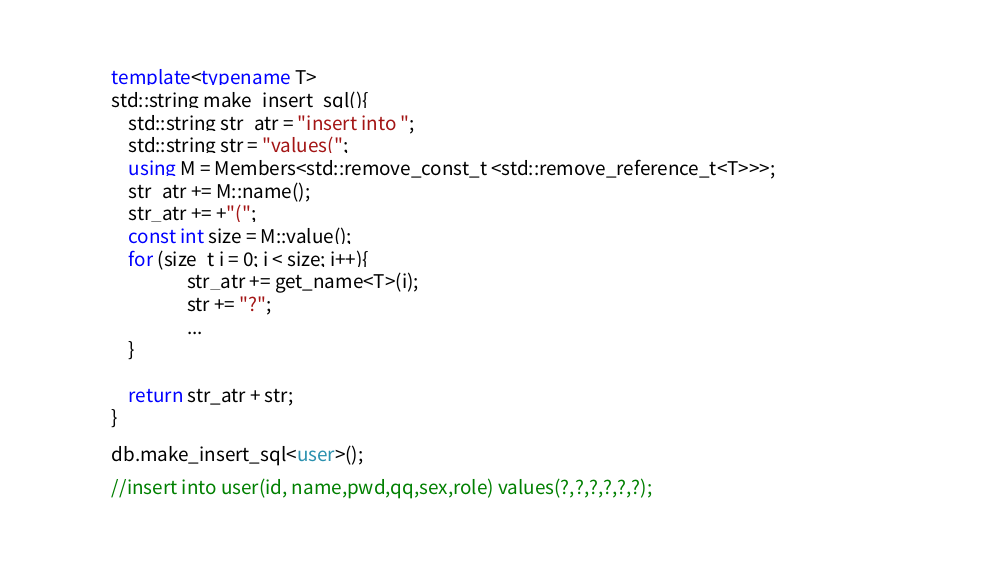
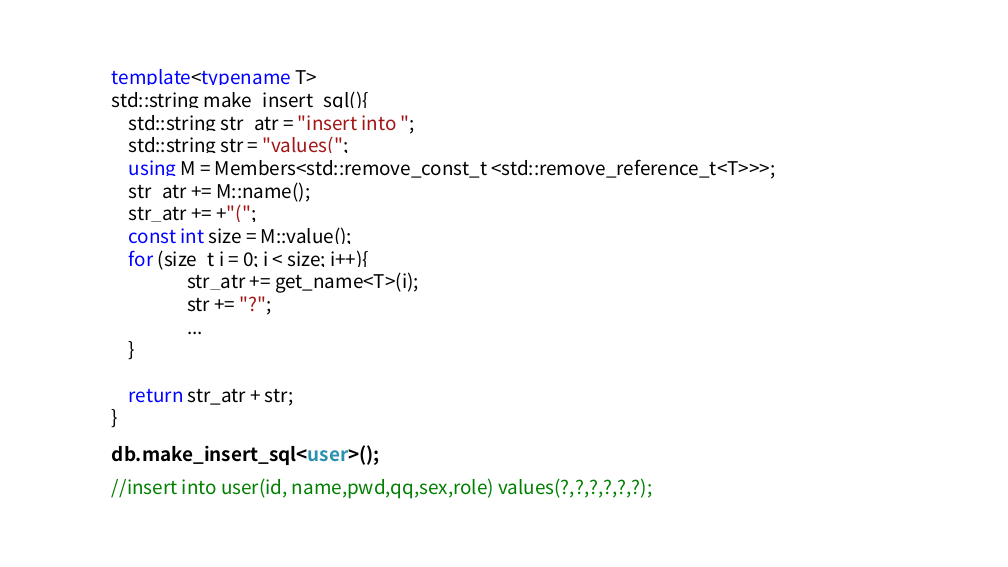
Before and after one commit to qicosmos/cppcon2017, a slide deck: slide 54 of cppcon2017.pptx. Drawn at 1008x567 pixels with LibreOffice and Linux fonts; fonts in the diff are those of the drawing. Boxes give left, top, right and bottom in pixels: in the first picture for what was removed or moved away, otherwise in the second. Text is boxed around its words. In the diff, an @@ line names an element or a change of style, - is before the commit and + after.

```diff
--- a/cppcon2017.pptx
+++ b/cppcon2017.pptx
@@ text "db.make_insert_sql<user>();" at [112, 445, 380, 465]: bold on @@
```
Also in this commit, not shown: 1 other slide changed.
